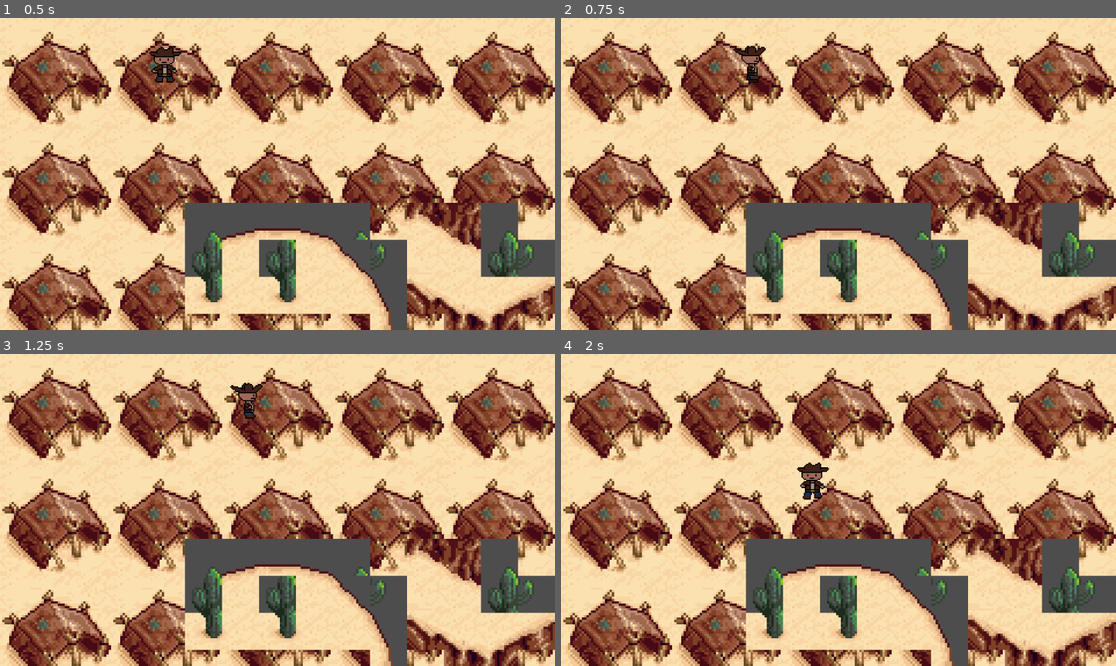
Above: before the commit, frames 1-4 (two rows, left to right).
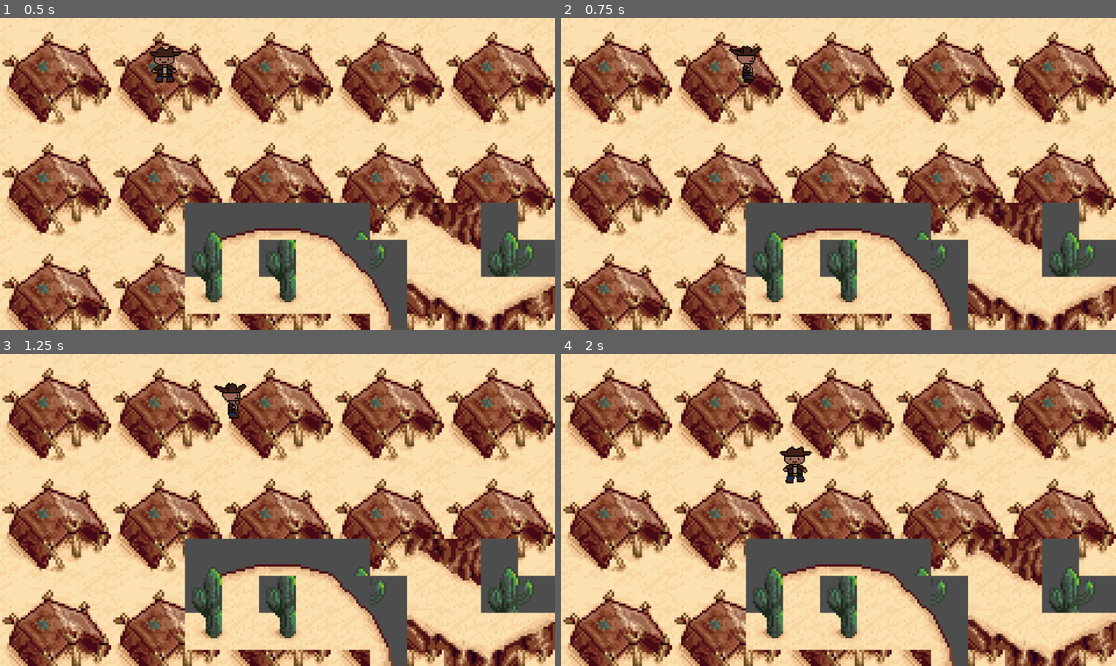
Above: after the commit, the same moments.

Repository: hyperdriveguy/SASCO
Game: Godot game, scene res://world.tscn
The game is run twice, just before and just after one commit, with the same random seed, the same clock (stepped at 60 frames per second) and the same inputs.
Inputs:
- Up to frame 1 (0.5 s): no input
- Up to frame 2 (0.75 s): tap Enter at 0.5 s; hold Right (ui_right) from 0.53 s (still down)
- Up to frame 3 (1.25 s): keep holding Right (ui_right)
- Up to frame 4 (2 s): release Right (ui_right) at 1.28 s; hold Down (ui_down) from 1.28 s (still down)

Frame 1 is identical in both runs. In frame 2, 0.3% of the frame differs, in the area x 30-37%, y 8-21%; in frame 3, 0.5%; in frame 4, 0.8%, in the area x 39-49%, y 29-47%.

Commit message:
Fix player animations

Diff:
--- a/player.tscn
+++ b/player.tscn
@@ -6,6 +6,33 @@
 [sub_resource type="RectangleShape2D" id="RectangleShape2D_hi8bl"]
 size = Vector2(15, 16)
 
+[sub_resource type="Animation" id="Animation_oj8wx"]
+length = 0.001
+tracks/0/type = "value"
+tracks/0/imported = false
+tracks/0/enabled = true
+tracks/0/path = NodePath("Sprite2D:frame")
+tracks/0/interp = 1
+tracks/0/loop_wrap = true
+tracks/0/keys = {
+"times": PackedFloat32Array(0),
+"transitions": PackedFloat32Array(1),
+"update": 1,
+"values": [0]
+}
+tracks/1/type = "value"
+tracks/1/imported = false
+tracks/1/enabled = true
+tracks/1/path = NodePath("Sprite2D:flip_h")
+tracks/1/interp = 1
+tracks/1/loop_wrap = true
+tracks/1/keys = {
+"times": PackedFloat32Array(0),
+"transitions": PackedFloat32Array(1),
+"update": 1,
+"values": [false]
+}
+
 [sub_resource type="Animation" id="Animation_7qlga"]
 resource_name = "idle_down"
 length = 0.001
@@ -22,33 +49,6 @@
 "values": [0]
 }
 
-[sub_resource type="Animation" id="Animation_oj8wx"]
-length = 0.001
-tracks/0/type = "value"
-tracks/0/imported = false
-tracks/0/enabled = true
-tracks/0/path = NodePath("Sprite2D:frame")
-tracks/0/interp = 1
-tracks/0/loop_wrap = true
-tracks/0/keys = {
-"times": PackedFloat32Array(0),
-"transitions": PackedFloat32Array(1),
-"update": 1,
-"values": [0]
-}
-tracks/1/type = "value"
-tracks/1/imported = false
-tracks/1/enabled = true
-tracks/1/path = NodePath("Sprite2D:flip_h")
-tracks/1/interp = 1
-tracks/1/loop_wrap = true
-tracks/1/keys = {
-"times": PackedFloat32Array(0),
-"transitions": PackedFloat32Array(1),
-"update": 1,
-"values": [false]
-}
-
 [sub_resource type="Animation" id="Animation_siu7h"]
 resource_name = "idle_left"
 length = 0.001
@@ -62,7 +62,7 @@
 "times": PackedFloat32Array(0),
 "transitions": PackedFloat32Array(1),
 "update": 1,
-"values": [3]
+"values": [2]
 }
 tracks/1/type = "value"
 tracks/1/imported = false
@@ -90,7 +90,7 @@
 "times": PackedFloat32Array(0),
 "transitions": PackedFloat32Array(1),
 "update": 1,
-"values": [3]
+"values": [2]
 }
 tracks/1/type = "value"
 tracks/1/imported = false
@@ -323,7 +323,7 @@
 
 [node name="PlayerCharacter" type="CharacterBody2D"]
 script = ExtResource("1_bwysj")
-move_speed = 100.0
+move_speed = 80.0
 
 [node name="Sprite2D" type="Sprite2D" parent="."]
 texture = ExtResource("2_8lo7c")
